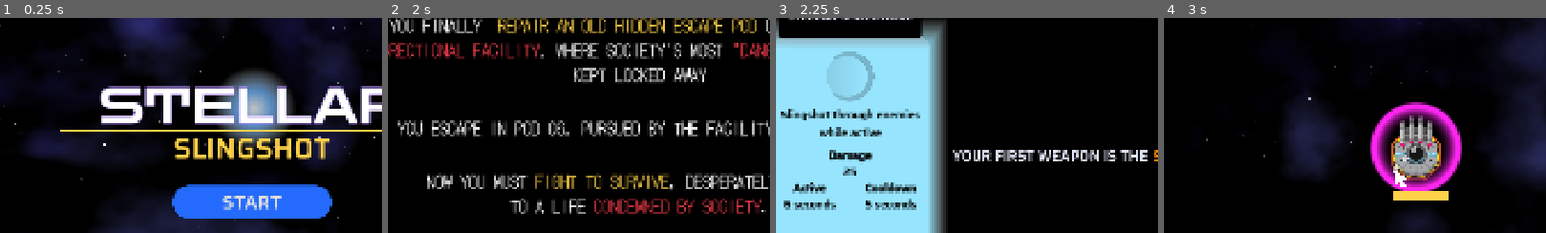
Above: before the commit, frames 1-4 (left to right).
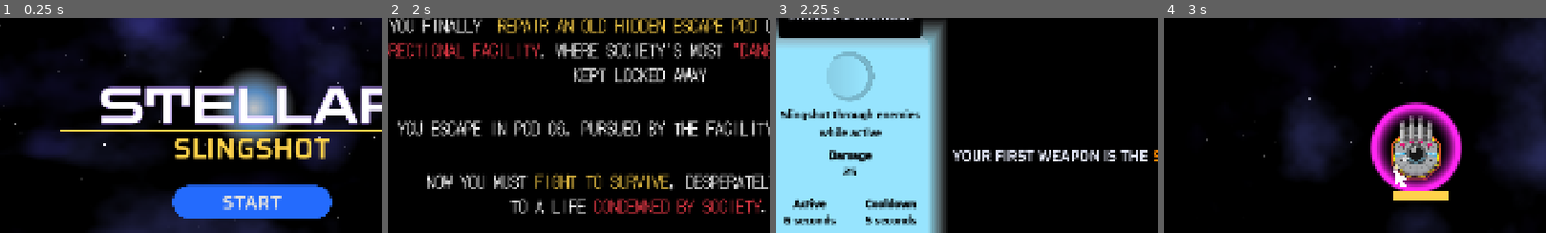
Above: after the commit, the same moments.

Repository: two-sticks-and-a-rock/space-arcade
Game: Godot game, scene res://scenes/main_menu.tscn
The game is run twice, just before and just after one commit, with the same random seed, the same clock (stepped at 60 frames per second) and the same inputs.
Inputs:
- Up to frame 1 (0.25 s): no input
- Up to frame 2 (2 s): click "START" at 0.5 s; click "SKIP" at 1.25 s
- Up to frame 3 (2.25 s): click "CONTINUE..." at 2 s
- Up to frame 4 (3 s): click "CONTINUE" at 2.75 s
The pictures show only the part of the screen within x 17-67%, y 20-70%; the shares and areas given below are measured in that part.

Frames 1-2 are identical in both runs. In frame 3, 2.6% of the frame differs, in the area x 2-37%, y 76-97%; in frame 4, nothing differs.

Commit message:
fix spacing between labels

Diff:
--- a/scenes/ui/upgrade_panel.tscn
+++ b/scenes/ui/upgrade_panel.tscn
@@ -122,7 +122,7 @@
 
 [node name="VBoxContainer" type="VBoxContainer" parent="VSplitContainer/VBoxContainer/MechanicsContainer" unique_id=193242907]
 layout_mode = 2
-theme_override_constants/separation = -4
+theme_override_constants/separation = 36
 
 [node name="PanelContainer2" type="PanelContainer" parent="VSplitContainer/VBoxContainer" unique_id=910805974]
 layout_mode = 2
